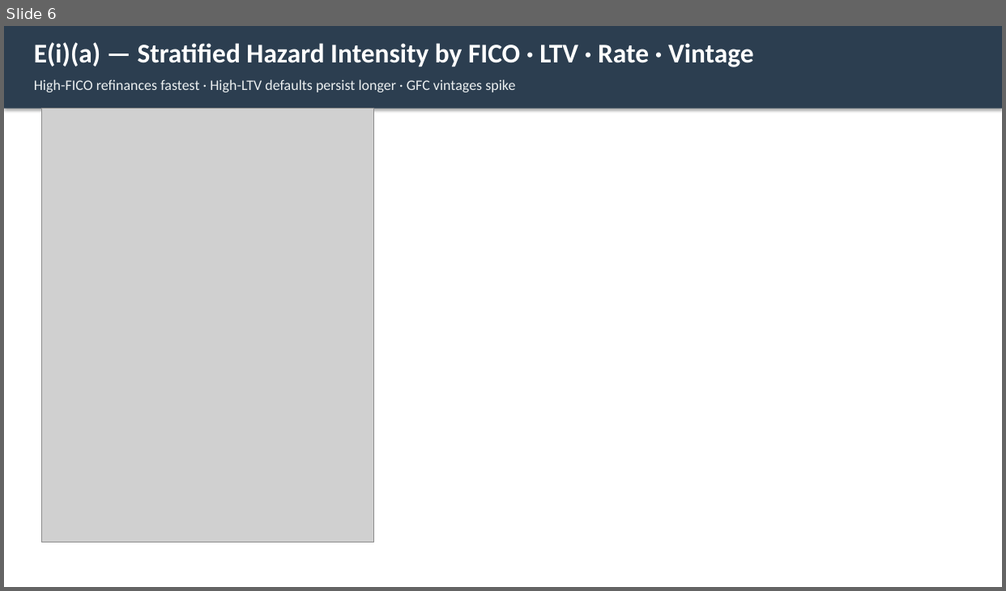
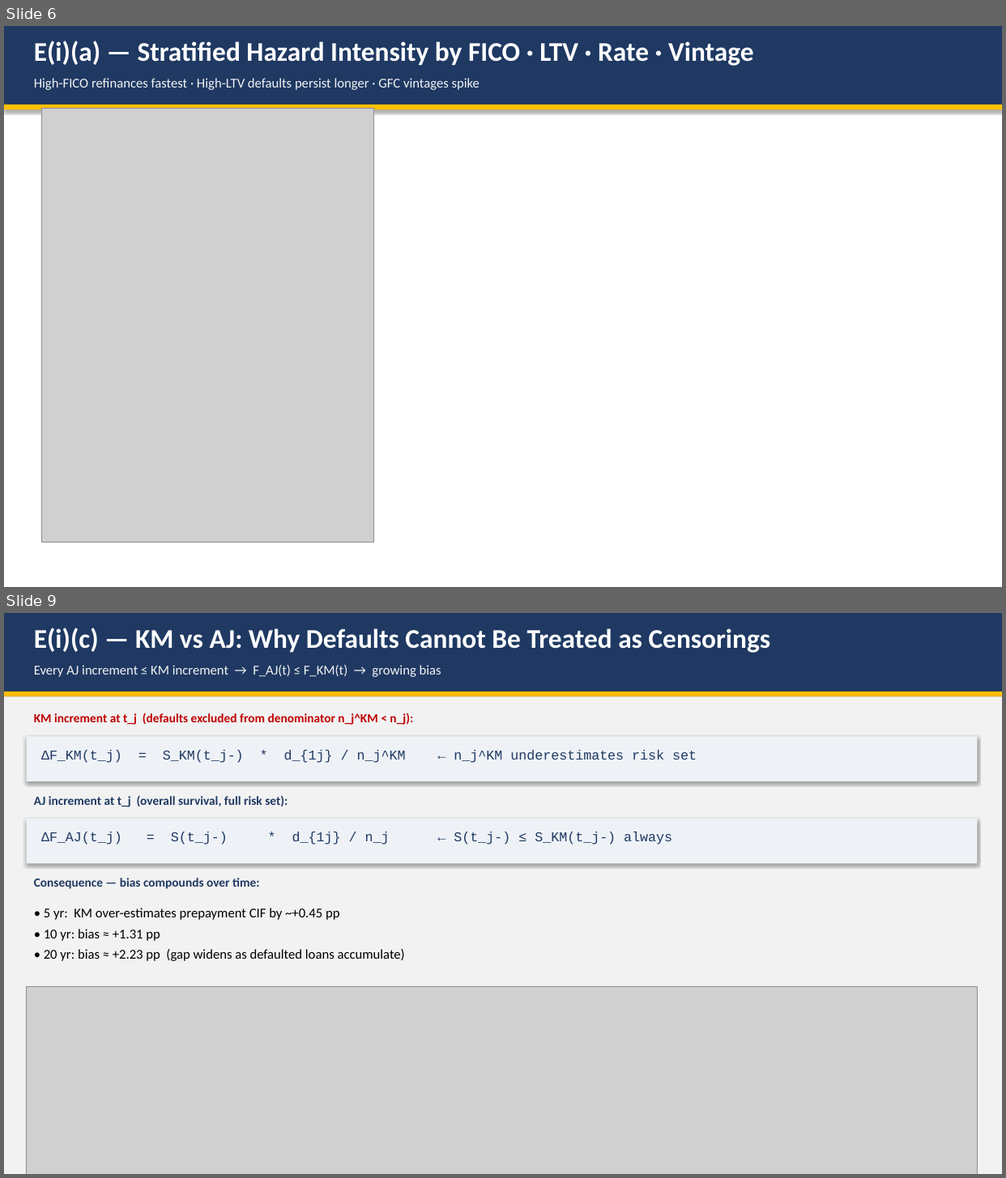
Before and after one commit to liny-r/IR-C-Assignment3, a slide deck: processed/PartE_Presentation.pptx. Shown one above the other, each under a label of ours: slide 6 before the commit, slides 6 and 9 after it; the slides between them are not shown. The pictures are 1006x591 and 1006x1178 pixels, drawn with LibreOffice and Linux fonts; fonts in the diff are those of the drawing; grey boxes stand for pictures. Boxes give left, top, right and bottom in pixels: in the first picture for what was removed or moved away, otherwise in the second. Text is boxed around its words. In the diff, an @@ line names an element or a change of style, - is before the commit and + after.

```diff
--- a/processed/PartE_Presentation.pptx
+++ b/processed/PartE_Presentation.pptx
@@ slide 9 added at <box>4,613,1002,1174</box>, background #FFFFFF @@
@@ rectangle added at <box>4,613,1002,692</box>, fill #1F3963 @@
@@ text added at <box>34,628,771,653</box>, 26 pt, text #FFFFFF, bold @@
+E(i)(c) — KM vs AJ: Why Defaults Cannot Be Treated as Censorings
@@ text added at <box>34,665,441,677</box>, 13 pt, text #F2F2F2 @@
+Every AJ increment ≤ KM increment → F_AJ(t) ≤ F_KM(t) → growing bias
@@ rectangle added at <box>4,692,1002,697</box>, fill #FFC000 @@
@@ rectangle added at <box>4,697,1002,1174</box>, fill #F2F2F2 @@
@@ text added at <box>34,713,413,725</box>, 12 pt, text #C00000, bold @@
+KM increment at t_j (defaults excluded from denominator n_j^KM < n_j):
@@ rectangle added at <box>27,736,978,781</box>, fill #EEF2F7 @@
@@ text added at <box>41,750,697,763</box>, 13 pt, text #1F3963 @@
+ΔF_KM(t_j) = S_KM(t_j-) * d_{1j} / n_j^KM ← n_j^KM underestimates risk set
@@ text added at <box>34,795,288,807</box>, 12 pt, text #1F3963, bold @@
+AJ increment at t_j (overall survival, full risk set):
@@ rectangle added at <box>27,819,978,864</box>, fill #EEF2F7 @@
@@ text added at <box>41,832,672,845</box>, 13 pt, text #1F3963 @@
+ΔF_AJ(t_j) = S(t_j-) * d_{1j} / n_j ← S(t_j-) ≤ S_KM(t_j-) always
@@ text added at <box>34,878,260,889</box>, 12 pt, text #1F3963, bold @@
+Consequence — bias compounds over time:
@@ text added at <box>44,908,405,961</box>, 13 pt, text #000000 @@
+• 5 yr: KM over-estimates prepayment CIF by ~+0.45 pp
+• 10 yr: bias ≈ +1.31 pp
+• 20 yr: bias ≈ +2.23 pp (gap widens as defaulted loans accumulate)
@@ picture added at <box>27,987,978,1174</box> @@
@@ slide 6 changed as well @@
@@ rectangle: place and size @@
-rectangle at <box>4,26,1002,109</box>
+rectangle at <box>4,26,1002,105</box>
@@ rectangle at <box>4,26,1002,105</box>: fill #2C3E50 to #1F3963 @@
@@ text "High-FICO refinances fastest · High-LTV ..." at <box>34,78,479,90</box>: size 14 to 13 pt, text colour #ECF0F1 to #F2F2F2 @@
@@ rectangle added at <box>4,105,1002,110</box>, fill #FFC000 @@
```
Also in this commit, not shown: 13 other slides changed, 2 other slides added, 2 slides removed, 3 other files.
